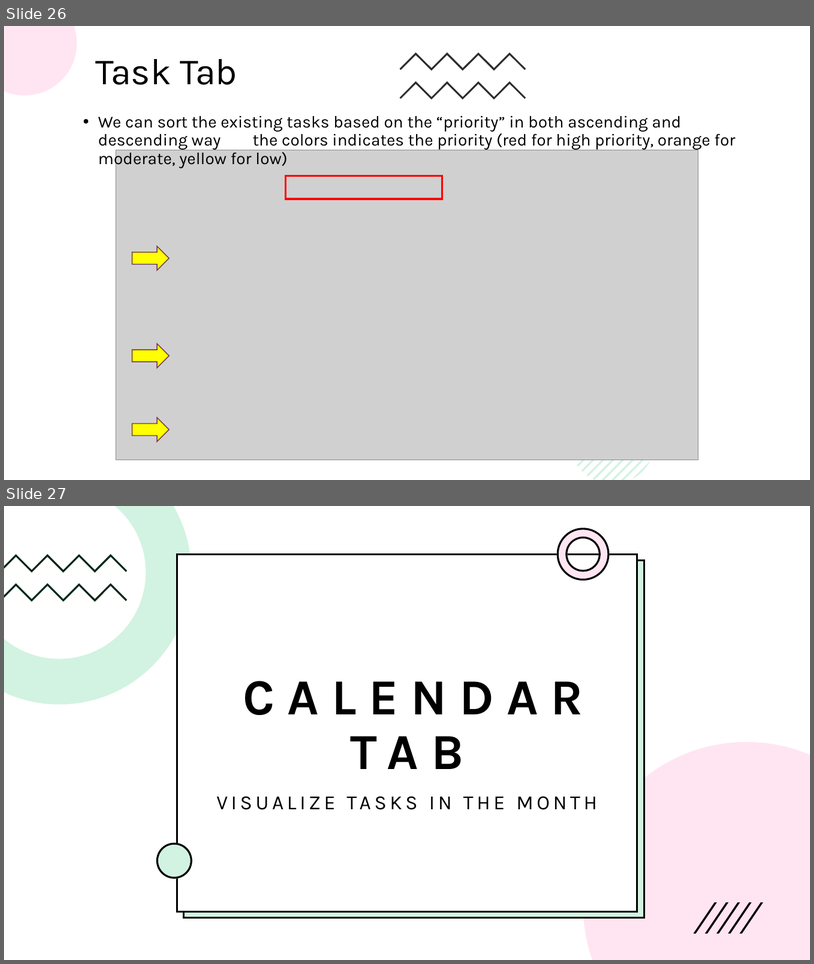
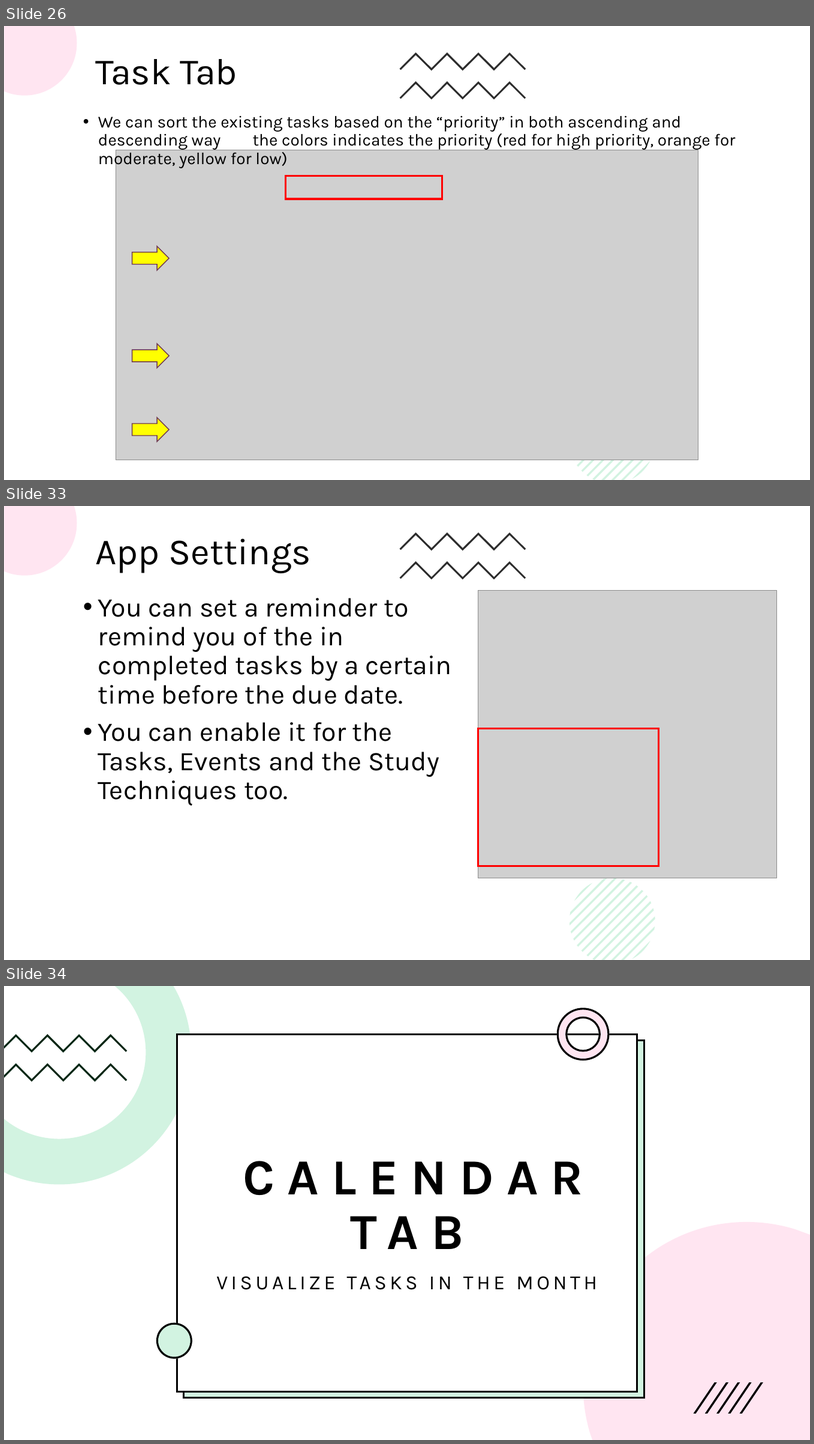
Before and after one commit to BadrGello/Task-Management-App, a slide deck: Documents/Final presentation.pptx. Shown one above the other, each under a label of ours: slides 26 and 27 before the commit, slides 26, 33 and 34 after it; the slides between them are not shown. The pictures are 814x964 and 814x1444 pixels, drawn with LibreOffice and Linux fonts; fonts in the diff are those of the drawing; grey boxes stand for pictures. Boxes give left, top, right and bottom in pixels: in the first picture for what was removed or moved away, otherwise in the second. Text is boxed around its words. In the diff, an @@ line names an element or a change of style, - is before the commit and + after.

```diff
--- a/Documents/Final presentation.pptx
+++ b/Documents/Final presentation.pptx
@@ slide 33 added at (x1=4, y1=506, x2=810, y2=960), background #FFFFFF; not listed: 12 template elements that a slide beside it also shows @@
@@ title added at (x1=96, y1=538, x2=311, y2=573), 44 pt, text #000000 @@
+App Settings
@@ picture added at (x1=478, y1=590, x2=777, y2=878) @@
@@ text added at (x1=98, y1=598, x2=452, y2=805), 32 pt, text #000000 @@
+• You can set a reminder to remind you of the in completed tasks by a certain time before the due date.
+• You can enable it for the Tasks, Events and the Study Techniques too.
@@ rectangle added at (x1=478, y1=729, x2=659, y2=866), outline #FF0000 2.25 pt @@
@@ group added at (x1=570, y1=878, x2=626, y2=934): 4 freeform shapes @@
@@ what was slide 27 is now slide 34 @@
```
Also in this commit, not shown: 13 slides changed, 17 other slides added, 2 slides removed.
